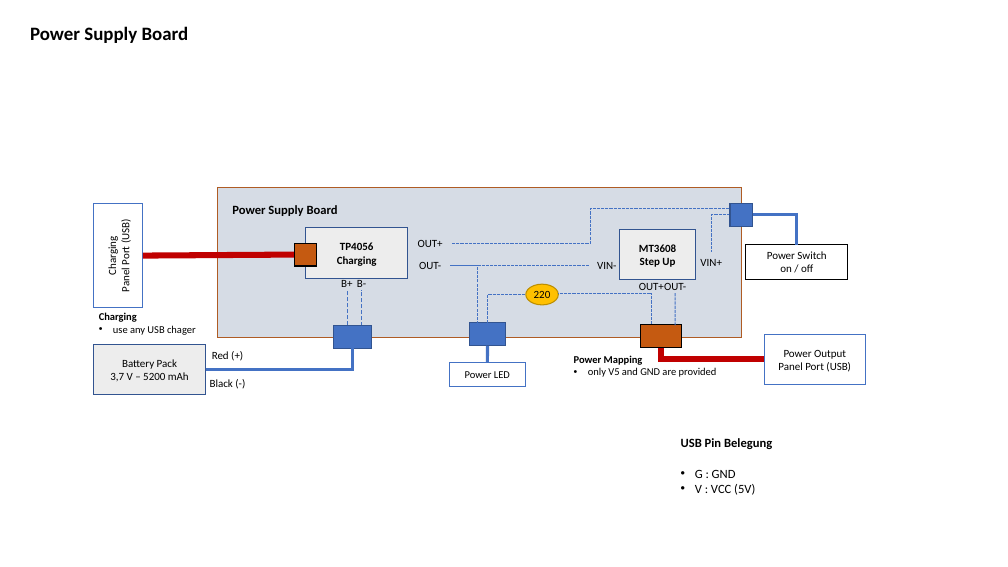
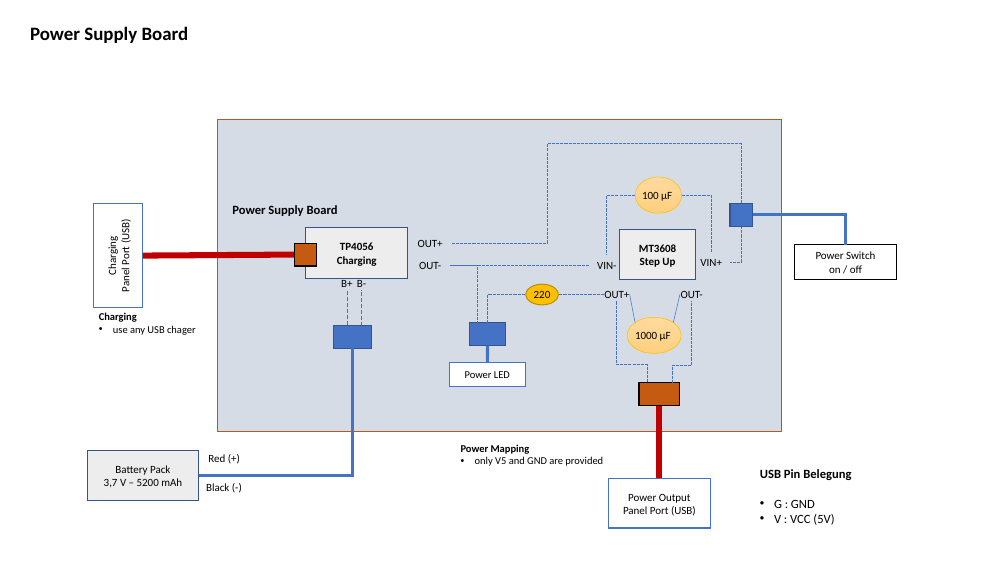
Before and after one commit to jeskes/activityboard, a slide deck: slide 12 of Activityboard.pptx. Drawn at 1008x567 pixels with LibreOffice and Linux fonts; fonts in the diff are those of the drawing. Boxes give left, top, right and bottom in pixels: in the first picture for what was removed or moved away, otherwise in the second. Text is boxed around its words. In the diff, an @@ line names an element or a change of style, - is before the commit and + after.

```diff
--- a/Activityboard.pptx
+++ b/Activityboard.pptx
@@ rectangle: place and size @@
-rectangle at [218, 188, 742, 338]
+rectangle at [218, 119, 782, 432]
@@ elbow line moved from (730, 209) - (451, 243) to (741, 203) - (451, 243) @@
@@ ellipse added at [635, 177, 681, 213], fill gradient #FFDB9E to #FFD590 to #FFD07C, outline #FFC000 0.5 pt, 10.5 pt, text #000000 @@
+100 µF
@@ elbow line added from (635, 195) to (607, 256), #4472C4 1 pt dashed @@
@@ elbow line added from (682, 195) to (712, 252), #4472C4 1 pt dashed @@
@@ elbow line moved from (730, 215) - (712, 252) to (741, 226) - (730, 263) @@
@@ elbow line moved from (797, 245) - (752, 215) to (845, 245) - (752, 215) @@
@@ rectangle "Power Switch on / off": place and size @@
-rectangle "Power Switch on / off" at [746, 245, 848, 279]
+rectangle "Power Switch on / off" at [795, 245, 897, 279]
@@ line moved from (651, 293) - (559, 293) to (604, 295) - (559, 295) @@
@@ text "OUT+" rewrapped from [639, 283, 686, 294] to [604, 291, 629, 298] @@
@@ line moved from (652, 324) - (652, 293) to (635, 323) - (630, 295) @@
@@ line (635, 323) - (630, 295): stroke #4472C4 1 pt dashed to #4472C4 0.5 pt @@
@@ line moved from (675, 325) - (675, 293) to (674, 323) - (680, 295) @@
@@ line (674, 323) - (680, 295): stroke #4472C4 1 pt dashed to #4472C4 0.5 pt @@
@@ text "OUT-" rewrapped from [639, 283, 686, 294] to [681, 291, 703, 298] @@
@@ elbow line added from (648, 386) to (617, 301), #4472C4 1 pt dashed @@
@@ ellipse added at [628, 318, 681, 354], fill gradient #FFDB9E to #FFD590 to #FFD07C, outline #FFC000 0.5 pt, 10.5 pt, text #000000 @@
+1000 µF
@@ elbow line added from (672, 383) to (692, 301), #4472C4 1 pt dashed @@
@@ elbow line moved from (206, 370) - (352, 348) to (199, 476) - (352, 348) @@
@@ elbow line removed from (765, 359) to (662, 347) @@
@@ rectangle: place and size @@
-rectangle at [641, 324, 682, 347]
+rectangle at [639, 383, 680, 406]
@@ line added from (659, 479) to (659, 406), #C00000 5.75 pt @@
@@ text "Power Mapping": place and size @@
-text "Power Mapping" at [574, 355, 717, 377]
+text "Power Mapping" at [461, 444, 603, 466]
@@ 2 texts, 1 rectangle: place and size @@
-2 texts, 1 rectangle at [94, 345, 233, 395]
+2 texts, 1 rectangle at [87, 450, 229, 500]
@@ rectangle "Power Output Panel Port (USB)": place and size @@
-rectangle "Power Output Panel Port (USB)" at [765, 335, 866, 384]
+rectangle "Power Output Panel Port (USB)" at [609, 479, 710, 528]
@@ text "USB Pin Belegung": place and size @@
-text "USB Pin Belegung" at [681, 438, 772, 495]
+text "USB Pin Belegung" at [760, 469, 851, 525]
```
Also in this commit, not shown: 5 other slides changed.
